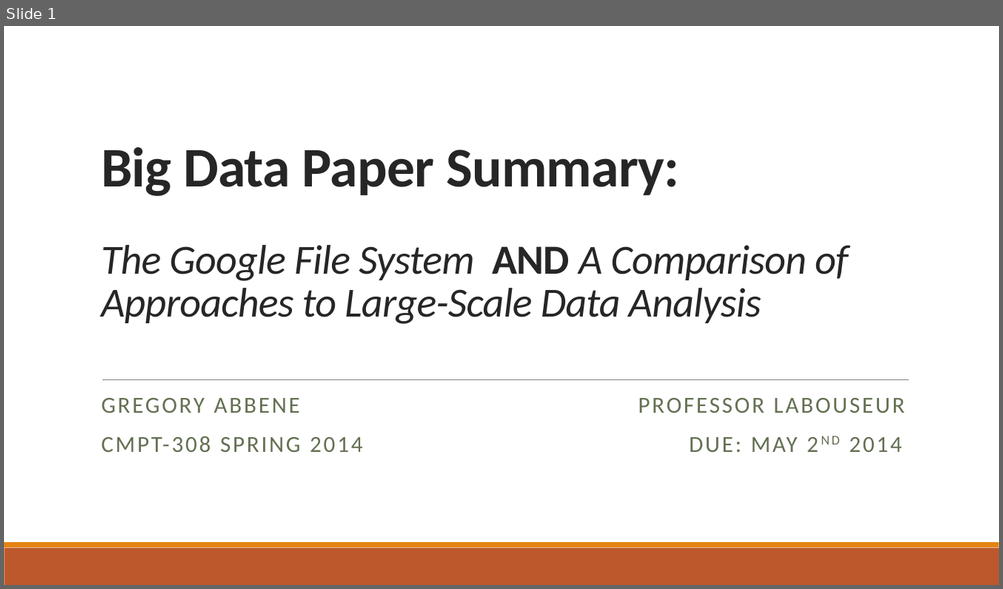
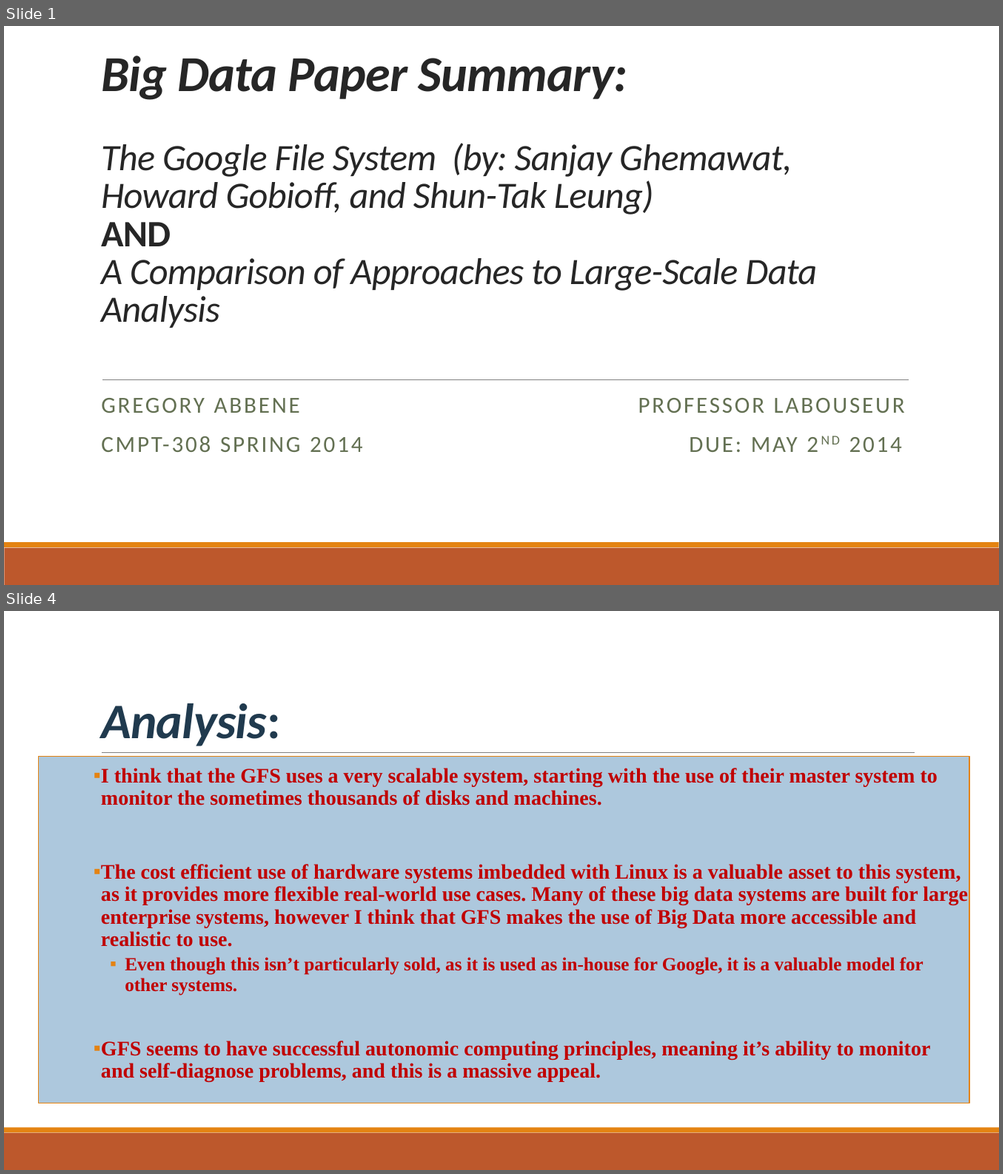
Before and after one commit to gabbene23/DatabaseManagement, a slide deck: Big Data Paper Summary/The Google File System PPP.pptx. Shown one above the other, each under a label of ours: slide 1 before the commit, slides 1 and 4 after it; the slides between them are not shown. The pictures are 1003x589 and 1003x1174 pixels, drawn with LibreOffice and Linux fonts; fonts in the diff are those of the drawing. Boxes give left, top, right and bottom in pixels: in the first picture for what was removed or moved away, otherwise in the second. Text is boxed around its words. In the diff, an @@ line names an element or a change of style, - is before the commit and + after.

Commit message:
Finished Big Data Paper!
Sorry for being a day late, Business Capping has consumed my life the
last two weeks

```diff
--- a/Big Data Paper Summary/The Google File System PPP.pptx
+++ b/Big Data Paper Summary/The Google File System PPP.pptx
@@ slide 4 added at (4, 611, 999, 1170), background #FFFFFF; not listed: 2 template elements that a slide beside it also shows @@
@@ title added at (101, 703, 281, 746), 48 pt, text #203A4E, bold, italic @@
+Analysis:
@@ rectangle added at (38, 757, 969, 1103), fill #ADC8DD, outline #E48312 1 pt @@
@@ line added from (102, 753) to (915, 753), #808080 0.5 pt @@
@@ text added at (101, 768, 967, 1082), 20 pt, text #C00000, bold @@
+▪ I think that the GFS uses a very scalable system, starting with the use of their master system to monitor the sometimes thousands of disks and machines.
+▪ The cost efficient use of hardware systems imbedded with Linux is a valuable asset to this system, as it provides more flexible real-world use cases. Many of these big data systems are built for large enterprise systems, however I think that GFS makes the use of Big Data more accessible and realistic to use.
+  ▪ Even though this isn’t particularly sold, as it is used as in-house for Google, it is a valuable model for other systems.
+▪ GFS seems to have successful autonomic computing principles, meaning it’s ability to monitor and self-diagnose problems, and this is a massive appeal.
@@ slide 1 changed as well @@
@@ title at (101, 56, 817, 328): text changed; size 40 to 36 pt @@
-Big Data Paper Summary:
-The Google File System AND A Comparison of Approaches to Large-Scale Data Analysis
+Big Data Paper Summary:
+The Google File System (by: Sanjay Ghemawat, Howard Gobioff, and Shun-Tak Leung)
+AND
+A Comparison of Approaches to Large-Scale Data Analysis
```
Also in this commit, not shown: 4 other slides added, 1 slide removed.
